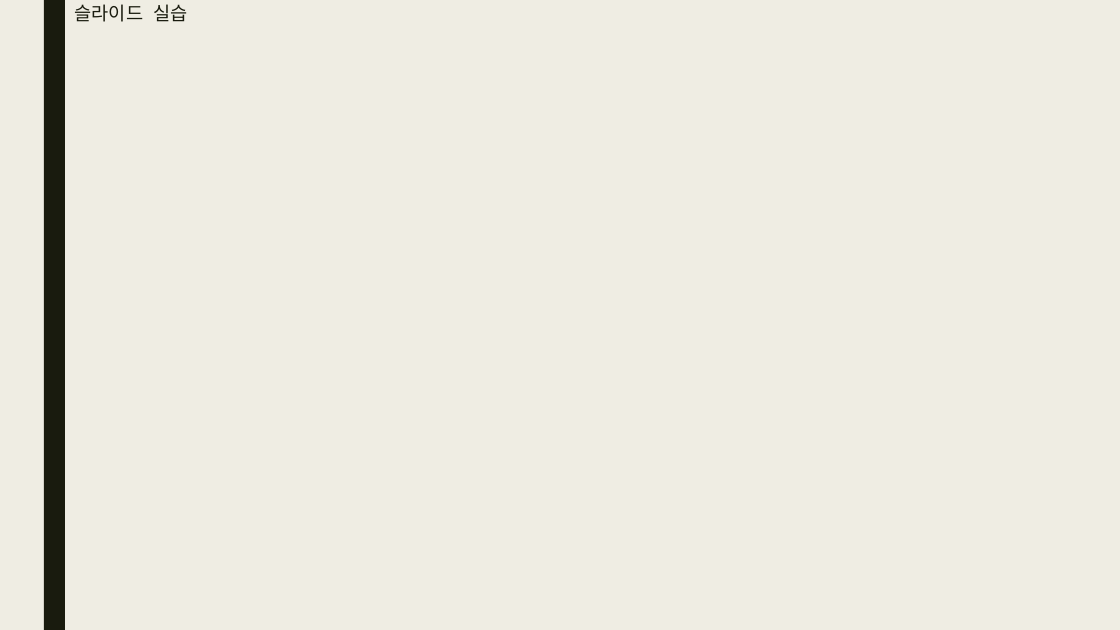
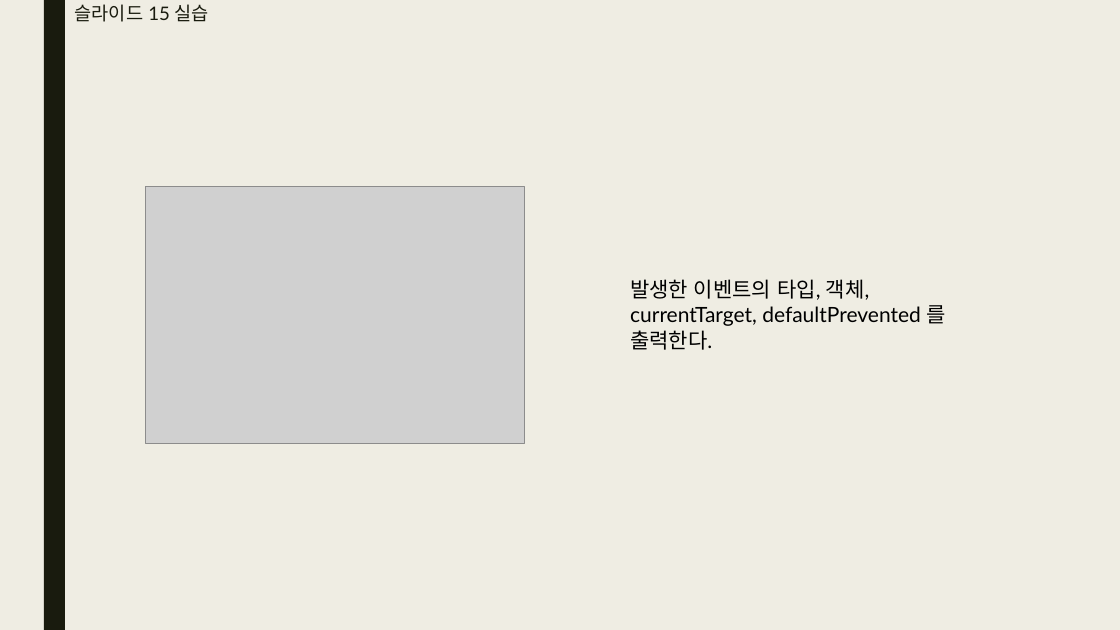
Before and after one commit to bino0130/politec-frontend, a slide deck: slide 9 of 기업업무 과제/기업업무 2강 과제(JavaScript 2) 남정현.pptx (slide 10 before the commit). Drawn at 1120x630 pixels with LibreOffice and Linux fonts; fonts in the diff are those of the drawing; grey boxes stand for pictures. Boxes give left, top, right and bottom in pixels: in the first picture for what was removed or moved away, otherwise in the second. Text is boxed around its words. In the diff, an @@ line names an element or a change of style, - is before the commit and + after.

```diff
--- a/기업업무 과제/기업업무 2강 과제(JavaScript 2) 남정현.pptx
+++ b/기업업무 과제/기업업무 2강 과제(JavaScript 2) 남정현.pptx
@@ title at box(75, 4, 209, 22): text changed @@
-슬라이드 실습
+슬라이드 15 실습
@@ picture added at box(145, 187, 524, 444) @@
@@ text added at box(630, 279, 945, 350), 18 pt, text #000000 @@
+발생한 이벤트의 타입, 객체, currentTarget, defaultPrevented 를 출력한다.
```
Also in this commit, not shown: 12 other slides changed, 9 slides removed.
